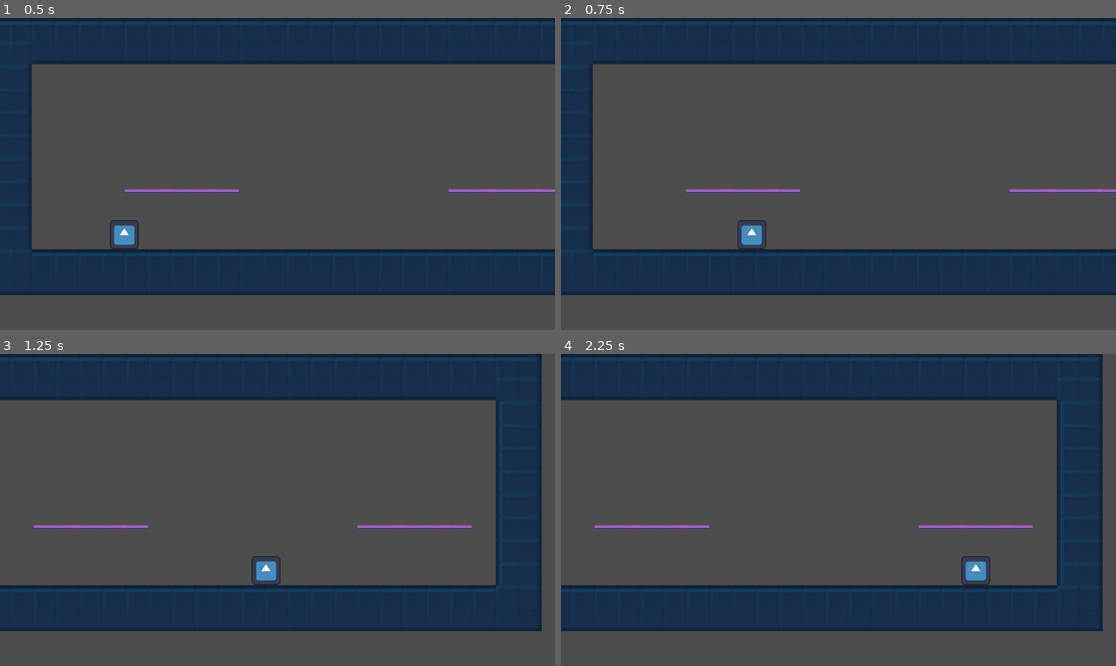
Above: before the commit, frames 1-4 (two rows, left to right).
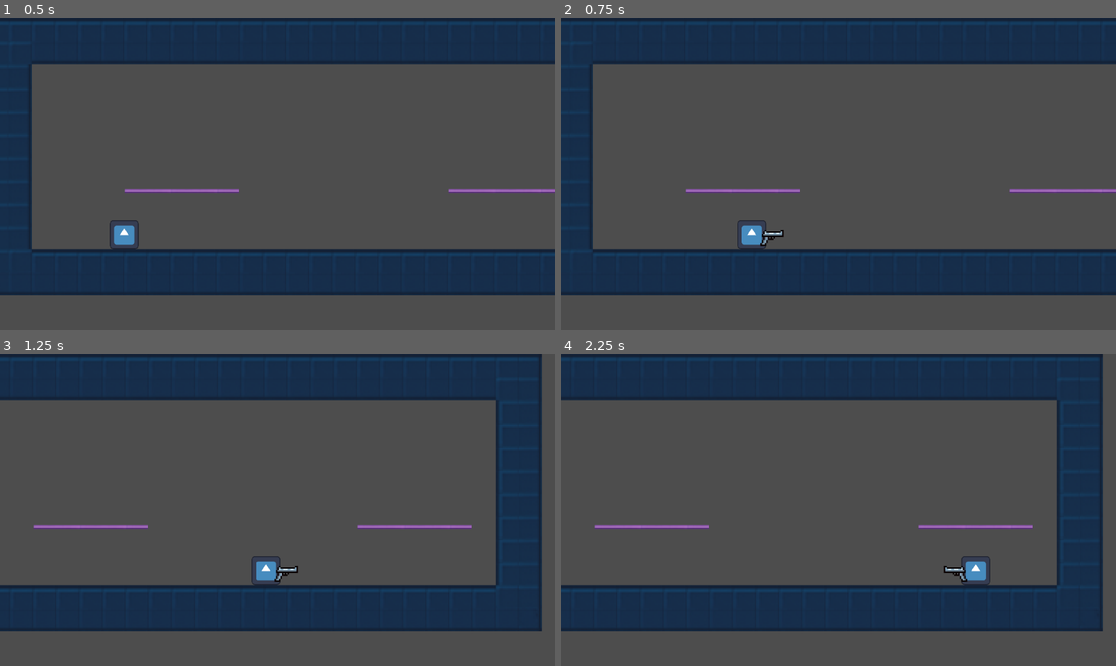
Above: after the commit, the same moments.

Repository: kartikeydino/Github_Project_Final_Prototype
Game: Godot game, scene res://scenes/game.tscn
Same seed, same stepped clock (60 frames per second), same inputs: the game is played once before the commit and once after it. The engine's default icon, where the game draws it, is replaced by a stand-in: a white triangle on a blue panel in a dark square.
Inputs (mouse positions are in pixels of both pictures, inside the frame that each line leads up to):
- Up to frame 1 (0.5 s): no input
- Up to frame 2 (0.75 s): tap Enter at 0.5 s; move the mouse to (960, 158) at 0.52 s; hold Right (right) from 0.53 s (still down); tap E (e, bound only after the commit) at 0.6 s
- Up to frame 3 (1.25 s): keep holding Right (right); tap Up (jump) at 0.77 s; click (399, 494) at 0.8 s
- Up to frame 4 (2.25 s): move the mouse to (727, 525) at 1.27 s; click (727, 525) at 1.35 s; tap Up (jump) at 1.52 s; tap E (e, bound only after the commit) at 1.55, 2.1 s; move the mouse to (894, 441) at 2.02 s; release Right (right) at 2.03 s; hold Left (left) from 2.03 s (still down)

Frame 1 is identical in both runs. In frame 2, 0.1% of the frame differs, in the area x 35-41%, y 67-74%; in frame 3, 0.1%; in frame 4, 0.1%.

Commit message:
started on gun script
added inputs e and left_mouse

Diff:
--- a/project.godot
+++ b/project.godot
@@ -36,6 +36,16 @@
 , Object(InputEventKey,"resource_local_to_scene":false,"resource_name":"","device":-1,"window_id":0,"alt_pressed":false,"shift_pressed":false,"ctrl_pressed":false,"meta_pressed":false,"pressed":false,"keycode":0,"physical_keycode":65,"key_label":0,"unicode":97,"echo":false,"script":null)
 ]
 }
+e={
+"deadzone": 0.5,
+"events": [Object(InputEventKey,"resource_local_to_scene":false,"resource_name":"","device":-1,"window_id":0,"alt_pressed":false,"shift_pressed":false,"ctrl_pressed":false,"meta_pressed":false,"pressed":false,"keycode":0,"physical_keycode":69,"key_label":0,"unicode":101,"echo":false,"script":null)
+]
+}
+left_mouse={
+"deadzone": 0.5,
+"events": [Object(InputEventMouseButton,"resource_local_to_scene":false,"resource_name":"","device":-1,"window_id":0,"alt_pressed":false,"shift_pressed":false,"ctrl_pressed":false,"meta_pressed":false,"button_mask":0,"position":Vector2(0, 0),"global_position":Vector2(0, 0),"factor":1.0,"button_index":1,"canceled":false,"pressed":false,"double_click":false,"script":null)
+]
+}
 
 [rendering]
 
--- a/scenes/bullet.tscn
+++ b/scenes/bullet.tscn
@@ -1,5 +1,6 @@
-[gd_scene load_steps=3 format=3 uid="uid://jqs4p1kuqekj"]
+[gd_scene load_steps=4 format=3 uid="uid://jqs4p1kuqekj"]
 
+[ext_resource type="Script" path="res://scripts/bullet.gd" id="1_j6ep7"]
 [ext_resource type="Texture2D" uid="uid://elr3o72uanfc" path="res://images/bullet.png" id="1_m376t"]
 
 [sub_resource type="CapsuleShape2D" id="CapsuleShape2D_oo4om"]
@@ -7,6 +8,7 @@
 height = 18.0
 
 [node name="bullet" type="Area2D"]
+script = ExtResource("1_j6ep7")
 
 [node name="Sprite2D" type="Sprite2D" parent="."]
 scale = Vector2(0.05, 0.05)
--- a/scenes/player.tscn
+++ b/scenes/player.tscn
@@ -1,7 +1,8 @@
-[gd_scene load_steps=4 format=3 uid="uid://lnwsvasuetke"]
+[gd_scene load_steps=5 format=3 uid="uid://lnwsvasuetke"]
 
 [ext_resource type="Script" path="res://scripts/player.gd" id="1_2umyu"]
 [ext_resource type="Texture2D" uid="uid://bwn15uxtgd1f" path="res://icon.svg" id="2_5cycq"]
+[ext_resource type="Texture2D" uid="uid://bbu7jciuecgx" path="res://images/gun.png" id="3_3mf40"]
 
 [sub_resource type="RectangleShape2D" id="RectangleShape2D_o0bcu"]
 
@@ -11,6 +12,12 @@
 [node name="Sprite2D" type="Sprite2D" parent="."]
 scale = Vector2(0.156, 0.156)
 texture = ExtResource("2_5cycq")
+
+[node name="gun" type="Sprite2D" parent="."]
+visible = false
+position = Vector2(14, 3)
+scale = Vector2(0.05, 0.05)
+texture = ExtResource("3_3mf40")
 
 [node name="CollisionShape2D" type="CollisionShape2D" parent="."]
 shape = SubResource("RectangleShape2D_o0bcu")
--- /dev/null
+++ b/scripts/bullet.gd
@@ -0,0 +1 @@
+extends Area2D
--- a/scripts/player.gd
+++ b/scripts/player.gd
@@ -1,10 +1,18 @@
 extends CharacterBody2D
 
+@onready var sprite = $Sprite2D
+@onready var gun = $gun
 
 const SPEED = 230.0
 const JUMP_VELOCITY = -300.0
 var jump_count = 0
 var max_jumps = 2
+
+var bullet = preload("res://scenes/bullet.tscn")
+var gun_equipped = false
+var gun_cooldown = false
+var gun_direction = null
+
 
 # Get the gravity from the project settings to be synced with RigidBody nodes.
 var gravity = ProjectSettings.get_setting("physics/2d/default_gravity")
@@ -26,6 +34,14 @@
 	# Get the input direction and handle the movement/deceleration.
 	# As good practice, you should replace UI actions with custom gameplay actions.
 	var direction = Input.get_axis("left", "right")
+
+	if direction > 0 and gun_equipped:
+		gun.flip_h = false
+		gun.position = Vector2(14,3)
+	elif direction < 0 and gun_equipped:
+		gun.flip_h = true
+		gun.position = Vector2(-14,3)
+
 	if direction:
 		velocity.x = direction * SPEED
 	else:
@@ -33,6 +49,21 @@
 
 	move_and_slide()
 
+	if Input.is_action_just_pressed("e"):
+		if gun_equipped:
+			gun_equipped = false
+			gun.visible = false
+		else:
+			gun_equipped = true
+			gun.visible = true
+
+	if Input.is_action_just_pressed("left_mouse") and gun_equipped and gun_cooldown:
+		gun_cooldown = false
+		var bullet_instance = bullet.instantiate()
+		add_child(bullet_instance)
+
+		await get_tree().create_timer(0.5).timeout
+		gun_cooldown = true
 
 func player():
 	pass
